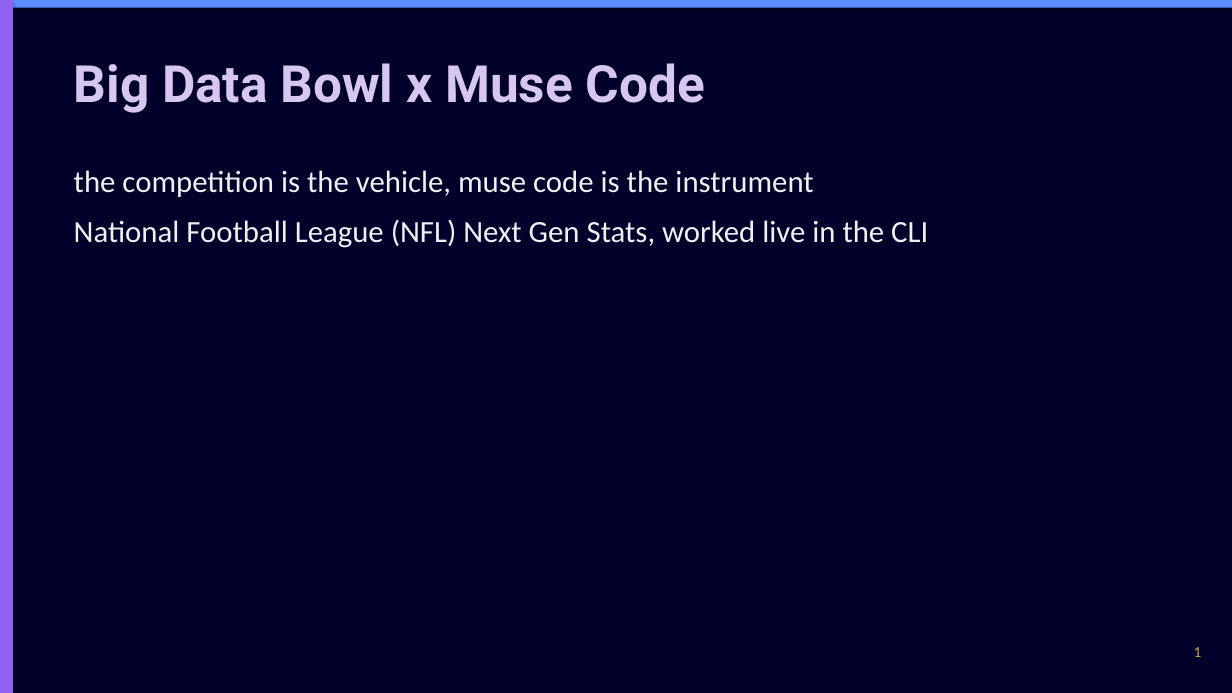
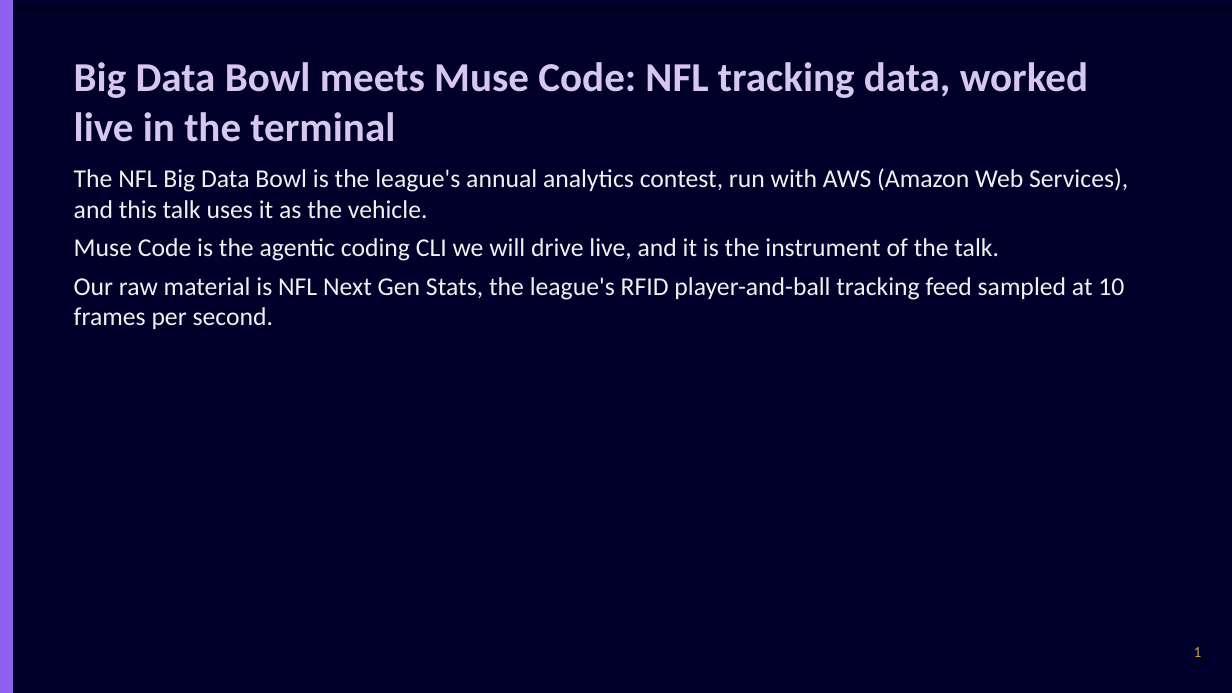
Before and after one commit to chasko-labs/nfl-big-data-bowl-2027, a slide deck: slide 1 of deck/unified.pptx. Drawn at 1232x693 pixels with LibreOffice and Linux fonts; fonts in the diff are those of the drawing. Boxes give left, top, right and bottom in pixels: in the first picture for what was removed or moved away, otherwise in the second. Text is boxed around its words. In the diff, an @@ line names an element or a change of style, - is before the commit and + after.

```diff
--- a/deck/unified.pptx
+++ b/deck/unified.pptx
@@ rectangle at (x1=0, y1=0, x2=1232, y2=7): fill #5B8DFF to #00002A @@
@@ text at (x1=74, y1=62, x2=1088, y2=142): text changed; size 40 to 32 pt; font Roboto to Calibri @@
-Big Data Bowl x Muse Code
+Big Data Bowl meets Muse Code: NFL tracking data, worked live in the terminal
@@ text at (x1=74, y1=168, x2=1128, y2=329): text changed; size 24 to 20 pt @@
-the competition is the vehicle, muse code is the instrument
-National Football League (NFL) Next Gen Stats, worked live in the CLI
+The NFL Big Data Bowl is the league's annual analytics contest, run with AWS (Amazon Web Services), and this talk uses it as the vehicle.
+Muse Code is the agentic coding CLI we will drive live, and it is the instrument of the talk.
+Our raw material is NFL Next Gen Stats, the league's RFID player-and-ball tracking feed sampled at 10 frames per second.
```
Also in this commit, not shown: 16 other slides changed.
